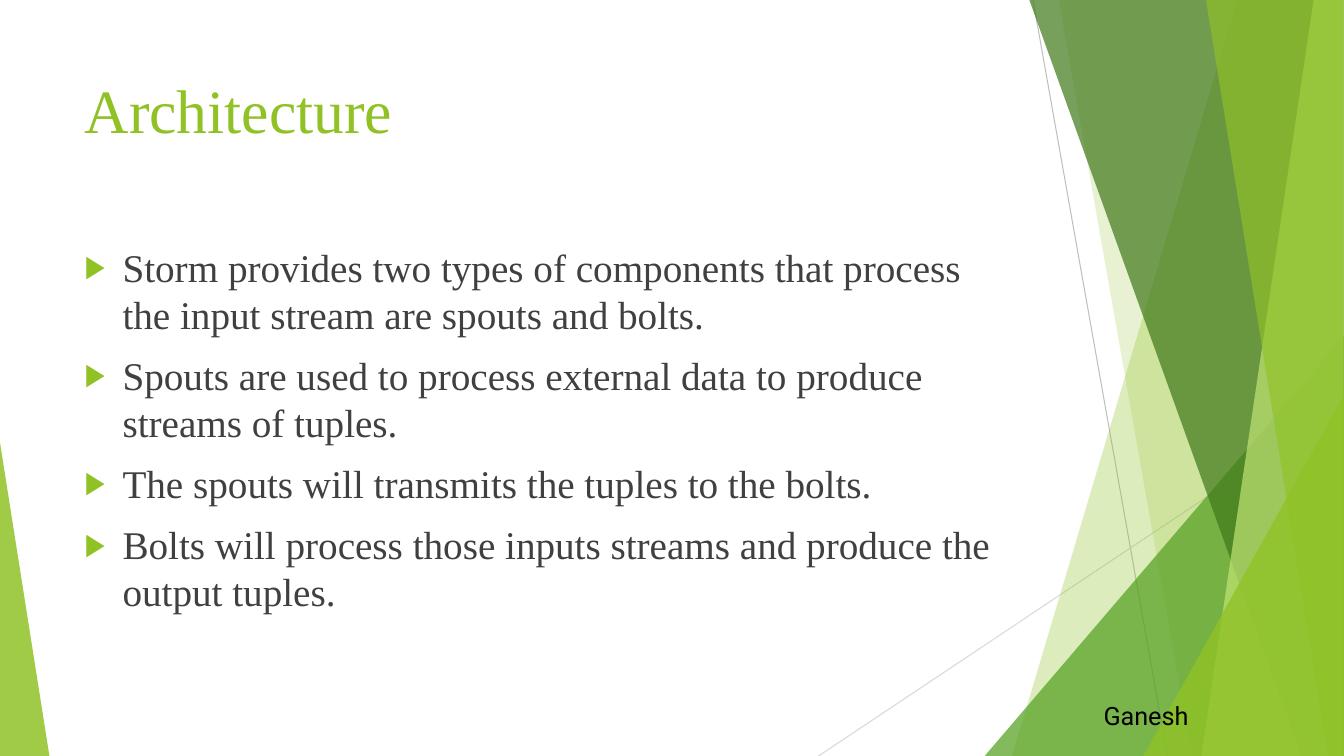
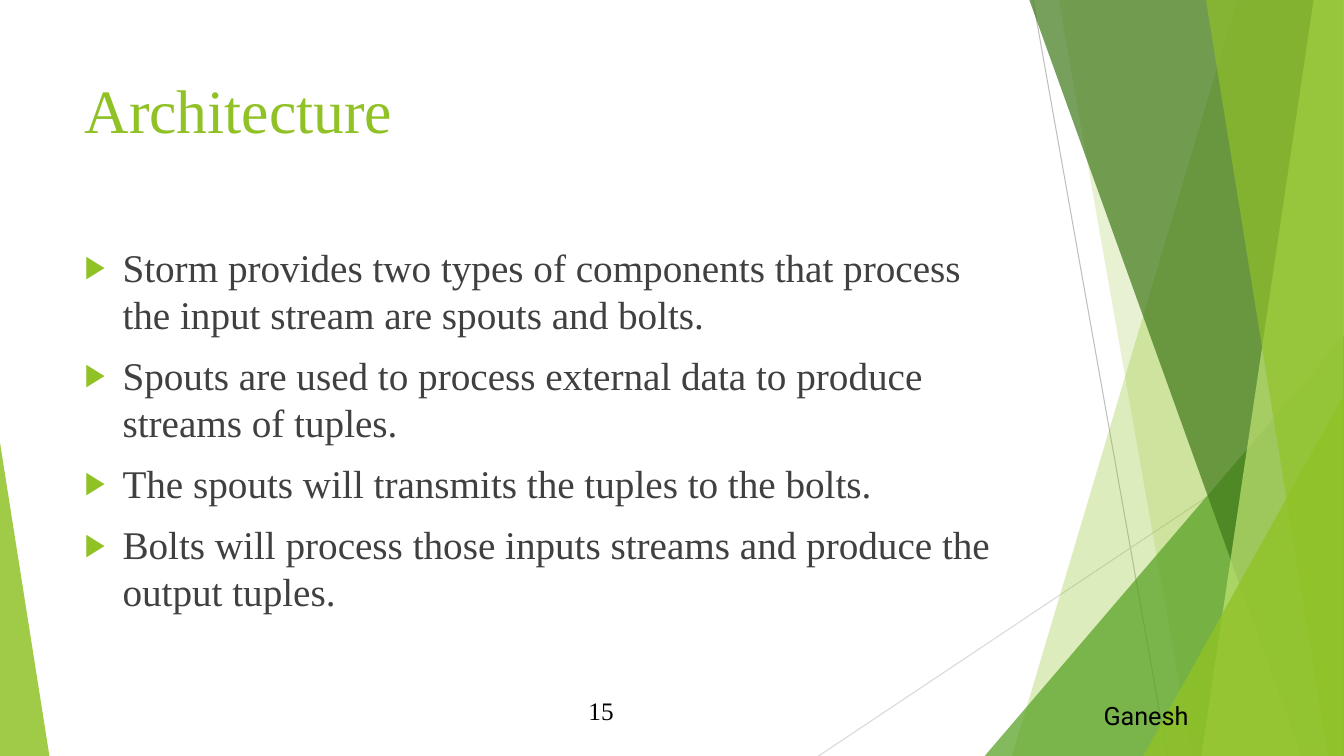
Before and after one commit to MRaghavendar/Storm_demo, a slide deck: slide 15 of Docs/Workshop_BigData.pptx. Drawn at 1344x756 pixels with LibreOffice and Linux fonts; fonts in the diff are those of the drawing. Boxes give left, top, right and bottom in pixels: in the first picture for what was removed or moved away, otherwise in the second. Text is boxed around its words. In the diff, an @@ line names an element or a change of style, - is before the commit and + after.

```diff
--- a/Docs/Workshop_BigData.pptx
+++ b/Docs/Workshop_BigData.pptx
@@ page number added at <box>588,703,613,721</box>, 18 pt, text #000000 @@
+15
```
Also in this commit, not shown: 18 other slides changed.
